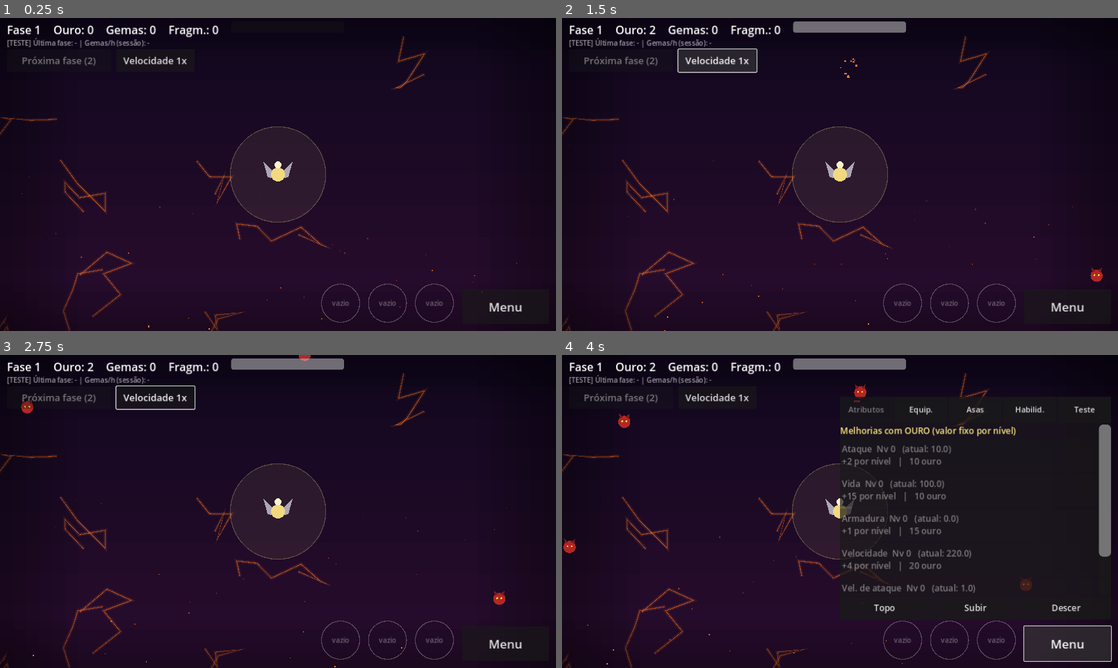
Above: before the commit, frames 1-4 (two rows, left to right).
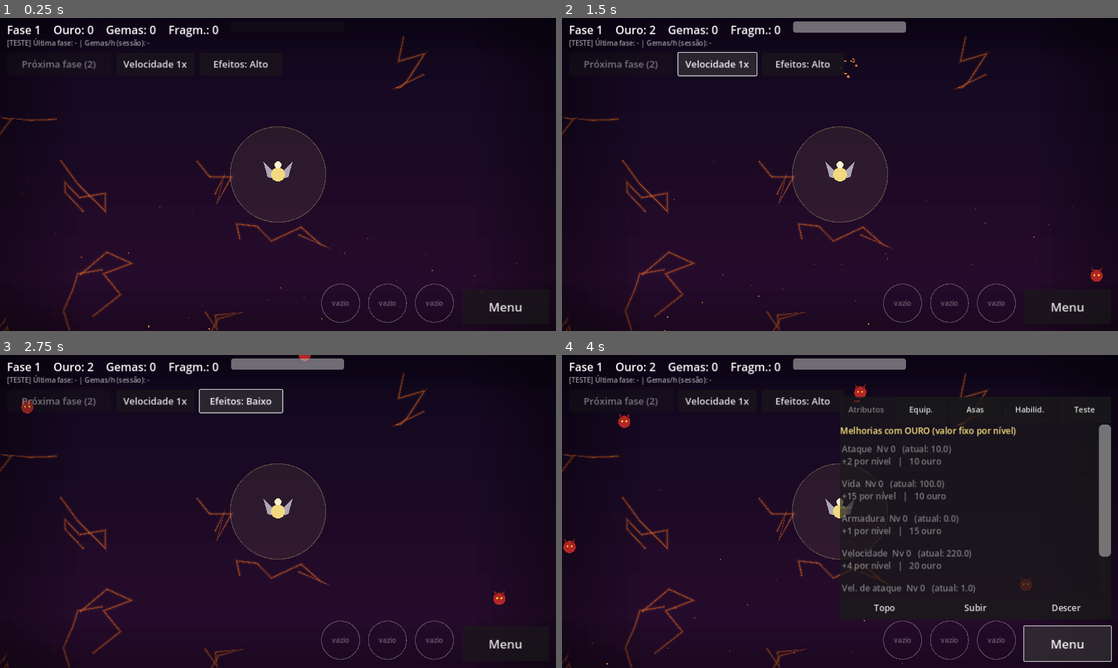
Above: after the commit, the same moments.

Repository: Bueno-N/angelic-ascension
Game: Godot game, scene res://scenes/main.tscn
The game is run twice, just before and just after one commit, with the same random seed, the same clock (stepped at 60 frames per second) and the same inputs.
Inputs (mouse positions are in pixels of both pictures, inside the frame that each line leads up to):
- Up to frame 1 (0.25 s): no input
- Up to frame 2 (1.5 s): click "Velocidade 1x" at 0.5 s; click "Velocidade 2x" at 1.25 s
- Up to frame 3 (2.75 s): click (239, 401) at 2 s, where only the run after the commit has a clickable "Efeitos: Alto"
- Up to frame 4 (4 s): click (801, 401) at 2.75 s, where only the run after the commit has a clickable "Efeitos: Baixo"; click "Menu" at 3.5 s

The runs differ from the first frame. In frame 1, 0.6% of the frame differs, in the area x 4-49%, y 12-17%; in frame 2, 1.0%; in frame 3, 1.8%, in the area x 3-92%, y 9-100%; in frame 4, 0.6%.

Commit message:
versao 6.0

Diff:
--- a/autoload/game_state.gd
+++ b/autoload/game_state.gd
@@ -13,6 +13,8 @@
     state = SaveManager.load_state()
     stats = StatsCalc.compute(state)
     apply_speed()
+    if not OS.get_cmdline_user_args().has("--smoke"):
+        Engine.max_fps = Balance.MAX_FPS
     Events.enemy_died.connect(_on_enemy_died)
     var t := Timer.new()
     t.wait_time = Balance.AUTOSAVE_SECONDS
@@ -71,6 +73,11 @@
     if Shop.toggle_slot_auto(state, i):
         save()
         Events.state_changed.emit()
+
+func toggle_low_fx() -> void:
+    state["settings"]["low_fx"] = not bool(state["settings"].get("low_fx", false))
+    save()
+    Events.state_changed.emit()
 
 func apply_speed() -> void:
     Engine.time_scale = UiLogic.time_scale(state["settings"])
--- a/data/balance.gd
+++ b/data/balance.gd
@@ -34,6 +34,13 @@
 const ALIVE_MAX := 30
 const SPECIAL_SPAWN_CHANCE := 0.1
 
+# --- Desempenho e bateria ---
+const MAX_FPS := 60                  # evita gastar bateria em telas de 90/120 Hz
+const AUTO_CHECK_INTERVAL := 0.2     # auto-cast avaliado 5x por segundo (não a cada frame)
+const FX_CAP_NORMAL := 80            # máx. de efeitos/partículas simultâneos
+const FX_CAP_LOW := 20               # idem no modo "Efeitos: Baixo"
+const UI_REDRAW_INTERVAL := 0.05     # a barra de habilidades redesenha a 20 fps
+
 # --- Modo acelerado (botão de velocidade no HUD) ---
 const FAST_MODE_SCALE := 2.0
 
--- a/scripts/logic/save_data.gd
+++ b/scripts/logic/save_data.gd
@@ -36,7 +36,7 @@
         "upgrades": ups, "owned_equipment": owned, "equipped": equipped,
         "wings_level": 0, "glow_tier": 0,
         "skills_owned": [], "skills_equipped": [],
-        "settings": {"auto_slots": [true, true, true], "speed_2x": false},
+        "settings": {"auto_slots": [true, true, true], "speed_2x": false, "low_fx": false},
     }
 
 static func to_json(state: Dictionary) -> String:
@@ -103,6 +103,7 @@
     if raw.get("settings") is Dictionary:
         var rs: Dictionary = raw["settings"]
         s["settings"]["speed_2x"] = as_bool(rs.get("speed_2x", false), false)
+        s["settings"]["low_fx"] = as_bool(rs.get("low_fx", false), false)
         if rs.get("auto_slots") is Array:
             var src: Array = rs["auto_slots"]
             var arr2: Array = []
--- a/scripts/logic/ui_logic.gd
+++ b/scripts/logic/ui_logic.gd
@@ -81,6 +81,13 @@
         return "Nenhum bônus percentual ativo"
     return ", ".join(parts)
 
+## "Efeitos: Alto/Baixo" (Baixo: sem brasas, faíscas nem explosões de partículas; teto de efeitos menor).
+static func fx_enabled(settings: Dictionary) -> bool:
+    return not SaveData.as_bool(settings.get("low_fx", false), false)
+
+static func fx_cap(settings: Dictionary) -> int:
+    return Balance.FX_CAP_NORMAL if fx_enabled(settings) else Balance.FX_CAP_LOW
+
 static func time_scale(settings: Dictionary) -> float:
     return Balance.FAST_MODE_SCALE if SaveData.as_bool(settings.get("speed_2x", false), false) else 1.0
 
--- a/scripts/runtime/backdrop.gd
+++ b/scripts/runtime/backdrop.gd
@@ -47,6 +47,11 @@
     add_child(_embers)
     queue_redraw()
 
+func set_fx(on: bool) -> void:
+    if _embers != null:
+        _embers.emitting = on
+        _embers.visible = on
+
 func set_stage(s: int) -> void:
     if s != _stage:
         _stage = s
--- a/scripts/runtime/enemy.gd
+++ b/scripts/runtime/enemy.gd
@@ -25,6 +25,7 @@
 var _cast_dir := Vector2.ZERO
 var _dash_t := 0.0
 var _dash_hit := false
+var _pulse_t := 0.0
 
 func setup(d: Dictionary, st: int, boss: bool, target: Player, summon: bool = false) -> void:
     player = target
@@ -67,6 +68,7 @@
         return
     hp -= amount
     _hit = 0.08
+    queue_redraw()
     if is_boss:
         Events.boss_hp_changed.emit(maxf(hp, 0.0), max_hp)
     if hp <= 0.0:
@@ -76,6 +78,19 @@
 func _process(delta: float) -> void:
     if player == null or not is_instance_valid(player):
         return
+    var was_hit: bool = _hit > 0.0
+    _think(delta)
+    # Mover o nó não exige redesenhar. Só redesenha: piscada, aviso de habilidade, pulso de chefe/especial.
+    var animated: bool = _cast_id != "" or _dash_t > 0.0
+    _pulse_t -= delta
+    if is_boss or str(def.get("kind", "")) == "special":
+        if _pulse_t <= 0.0:
+            _pulse_t = 0.066
+            animated = true
+    if animated or (was_hit and _hit <= 0.0):
+        queue_redraw()
+
+func _think(delta: float) -> void:
     _hit = maxf(0.0, _hit - delta)
     abilities.tick(delta)
     var to := player.global_position - global_position
@@ -83,19 +98,16 @@
 
     if _dash_t > 0.0:
         _process_dash(delta)
-        queue_redraw()
         return
     if _cast_id != "":
         _cast_t -= delta
         if _cast_t <= 0.0:
             _execute_ability()
-        queue_redraw()
         return
     if not abilities.is_empty():
         var nid := abilities.next_ready(EnemiesDB.ABILITIES, dist)
         if nid != "" and _can_start(nid):
             _start_cast(nid, to)
-            queue_redraw()
             return
 
     var hold: float = radius + 18.0
@@ -108,7 +120,6 @@
         if _atk_cd <= 0.0:
             player.take_damage(dmg)
             _atk_cd = 1.0
-    queue_redraw()
 
 func _can_start(id: String) -> bool:
     if id == "summon_demons":
@@ -145,6 +156,7 @@
             if player.global_position.distance_to(global_position) <= float(cfg["max_range"]) + 40.0:
                 player.take_damage(amount)
                 hp = minf(max_hp, hp + amount * float(cfg["heal_pct"]))
+                queue_redraw()
                 var beam := Fx.make("beam", global_position, 0.3, 0.0, Color(0.3, 1.0, 0.7))
                 beam.to = player.global_position - global_position
                 get_parent().add_child(beam)
--- a/scripts/runtime/hud.gd
+++ b/scripts/runtime/hud.gd
@@ -13,6 +13,7 @@
 var _menu: MenuPanel
 var _next_btn: Button
 var _speed_btn: Button
+var _fx_btn: Button
 var _repeat := false
 var _last_stage_secs := 0.0
 var _pace_timer := 0.0
@@ -96,19 +97,27 @@
     _next_btn = Button.new()
     _next_btn.add_theme_font_size_override("font_size", 22)
     _next_btn.offset_left = 16.0
-    _next_btn.offset_top = 72.0
+    _next_btn.offset_top = 80.0
     _next_btn.offset_right = 256.0
-    _next_btn.offset_bottom = 124.0
+    _next_btn.offset_bottom = 132.0
     _next_btn.pressed.connect(func(): Events.request_next_stage.emit())
     _root.add_child(_next_btn)
     _speed_btn = Button.new()
     _speed_btn.add_theme_font_size_override("font_size", 22)
     _speed_btn.offset_left = 268.0
-    _speed_btn.offset_top = 72.0
+    _speed_btn.offset_top = 80.0
     _speed_btn.offset_right = 448.0
-    _speed_btn.offset_bottom = 124.0
+    _speed_btn.offset_bottom = 132.0
     _speed_btn.pressed.connect(func(): GameState.toggle_speed())
     _root.add_child(_speed_btn)
+    _fx_btn = Button.new()
+    _fx_btn.add_theme_font_size_override("font_size", 22)
+    _fx_btn.offset_left = 460.0
+    _fx_btn.offset_top = 80.0
+    _fx_btn.offset_right = 650.0
+    _fx_btn.offset_bottom = 132.0
+    _fx_btn.pressed.connect(func(): GameState.toggle_low_fx())
+    _root.add_child(_fx_btn)
 
 func _build_menu() -> void:
     _menu = MenuPanel.new()
@@ -145,6 +154,7 @@
     _next_btn.text = "Próxima fase (%d)" % (stg + 1)
     _next_btn.disabled = not StageLogic.can_skip_to_next(stg, int(s["max_stage"]))
     _speed_btn.text = "Velocidade %dx" % int(UiLogic.time_scale(s["settings"]))
+    _fx_btn.text = "Efeitos: Alto" if UiLogic.fx_enabled(s["settings"]) else "Efeitos: Baixo"
 
 func _on_hp(hp: float, max_hp: float) -> void:
     _hp_bar.max_value = max_hp
--- a/scripts/runtime/main.gd
+++ b/scripts/runtime/main.gd
@@ -18,6 +18,7 @@
 var _repeat_ok := false
 var _next_ok := false
 var _speed_ok := false
+var _fx_ok := false
 
 func _ready() -> void:
     _smoke = OS.get_cmdline_user_args().has("--smoke")
@@ -46,6 +47,7 @@
     add_child(stage_mgr)
     stage_mgr.setup(player, enemies)
     Events.player_died.connect(_on_player_died)
+    Events.state_changed.connect(_apply_fx)
     Events.stage_changed.connect(backdrop.set_stage)
     Events.enemy_died.connect(_on_enemy_died_fx)
     Events.request_next_stage.connect(func(): stage_mgr.request_next())
@@ -53,10 +55,14 @@
     Events.debug_heal.connect(func(): player.heal(player.max_hp))
     Events.debug_reset_cooldowns.connect(func(): caster.slots.reset_cooldowns())
     stage_mgr.start_stage(int(GameState.state["stage"]))
+    _apply_fx()
     if _smoke:
         Events.stage_cleared.connect(func(_s: int, _t: float): _cleared += 1)
         Events.ability_cast.connect(_on_ability_cast)
         _prepare_smoke()
+
+func _apply_fx() -> void:
+    backdrop.set_fx(UiLogic.fx_enabled(GameState.state["settings"]))
 
 ## Derrota: volta UMA fase e fica repetindo ela (modo repetir) até o jogador tocar em "Próxima fase".
 func _on_player_died() -> void:
@@ -68,8 +74,11 @@
 
 ## Explosão de partículas ao derrotar um inimigo (limitada para poupar aparelhos intermediários).
 func _on_enemy_died_fx(pos: Vector2, def: Dictionary, is_boss: bool, _gold: int) -> void:
-    if fx_layer.get_child_count() > 60:
+    var settings: Dictionary = GameState.state["settings"]
+    if fx_layer.get_child_count() > UiLogic.fx_cap(settings):
         return
+    if not UiLogic.fx_enabled(settings) and not is_boss:
+        return   # "Efeitos: Baixo" só mantém a explosão dos chefes
     var p := CPUParticles2D.new()
     p.position = pos
     p.one_shot = true
@@ -133,11 +142,17 @@
         2880:
             GameState.toggle_speed()
             _speed_ok = _speed_ok and is_equal_approx(Engine.time_scale, 1.0)
-    if _frames >= 2900:
+        2890:
+            GameState.toggle_low_fx()
+            _fx_ok = not UiLogic.fx_enabled(GameState.state["settings"])
+        2910:
+            GameState.toggle_low_fx()
+            _fx_ok = _fx_ok and UiLogic.fx_enabled(GameState.state["settings"])
+    if _frames >= 2940:
         var s: Dictionary = GameState.state
         var kinds: Array = _ability_kinds.keys()
         kinds.sort()
-        print("SMOKE_RESULT stage=%d gold=%d gems=%d hp=%.1f alive=%d casts=%d cleared=%d abilities=%d kinds=%s repeat=%d next=%d speed=%d" % [
+        print("SMOKE_RESULT stage=%d gold=%d gems=%d hp=%.1f alive=%d casts=%d cleared=%d abilities=%d kinds=%s repeat=%d next=%d speed=%d fx=%d" % [
             int(s["stage"]), int(s["gold"]), int(s["gems"]), player.hp, stage_mgr.alive, caster.casts, _cleared,
-            _ability_count, ",".join(kinds), int(_repeat_ok), int(_next_ok), int(_speed_ok)])
+            _ability_count, ",".join(kinds), int(_repeat_ok), int(_next_ok), int(_speed_ok), int(_fx_ok)])
         get_tree().quit(0)
--- a/scripts/runtime/player.gd
+++ b/scripts/runtime/player.gd
@@ -13,6 +13,7 @@
 var _hp_emit := 0.0
 var _sparks: CPUParticles2D
 var _sparks_tier := -1
+var _last_vis := -1
 
 func _ready() -> void:
     add_to_group("player")
@@ -36,6 +37,7 @@
 func _on_state_changed() -> void:
     refresh_stats(false)
     _update_sparks()
+    queue_redraw()
 
 ## Partículas celestiais ao redor do anjo: surgem ao comprar o brilho das asas e aumentam com o tier.
 func _setup_sparks() -> void:
@@ -60,10 +62,12 @@
 
 func _update_sparks() -> void:
     var tier: int = int(GameState.state["glow_tier"])
-    if tier == _sparks_tier:
+    var fx: bool = UiLogic.fx_enabled(GameState.state["settings"])
+    var key: int = tier * 2 + (1 if fx else 0)
+    if key == _sparks_tier:
         return
-    _sparks_tier = tier
-    _sparks.emitting = tier > 0
+    _sparks_tier = key
+    _sparks.emitting = tier > 0 and fx
     if tier > 0:
         _sparks.amount = 6 + 6 * tier
 
@@ -115,7 +119,11 @@
                 e.take_damage(tick)
 
     _flash = maxf(0.0, _flash - delta)
-    queue_redraw()
+    # Só redesenha quando há algo animado (disparo, escudo, fúria) ou quando isso acabou de terminar.
+    var vis: int = (1 if _flash > 0.0 else 0) | (2 if buffs.absorb() > 0.0 else 0) | (4 if buffs.multiplier("attack") > 1.4 else 0)
+    if vis != 0 or vis != _last_vis:
+        queue_redraw()
+    _last_vis = vis
 
 func _nearest_enemy(max_dist: float) -> Node2D:
     var best: Node2D = null
--- a/scripts/runtime/skill_bar.gd
+++ b/scripts/runtime/skill_bar.gd
@@ -14,6 +14,7 @@
     "Divina": Color(1.0, 0.9, 0.4), "Suprema": Color(1.0, 0.75, 0.9),
 }
 var caster: SkillCaster
+var _t := 0.0
 
 func _ready() -> void:
     anchor_left = 1.0
@@ -26,8 +27,11 @@
     offset_top = -16.0 - (TOGGLE_H + TOGGLE_GAP + BTN)
     mouse_filter = Control.MOUSE_FILTER_STOP
 
-func _process(_delta: float) -> void:
-    queue_redraw()
+func _process(delta: float) -> void:
+    _t -= delta
+    if _t <= 0.0:
+        _t = Balance.UI_REDRAW_INTERVAL
+        queue_redraw()
 
 func _slot_x(i: int) -> float:
     return GAP + float(i) * (BTN + GAP)
--- a/scripts/runtime/skill_caster.gd
+++ b/scripts/runtime/skill_caster.gd
@@ -6,6 +6,7 @@
 var fx_layer: Node2D
 var slots := SkillSlots.new()
 var casts := 0
+var _auto_t := 0.0
 
 func setup(p: Player, layer: Node2D) -> void:
     player = p
@@ -26,6 +27,10 @@
 
 func _process(delta: float) -> void:
     slots.tick(delta)
+    _auto_t -= delta
+    if _auto_t > 0.0:
+        return
+    _auto_t = Balance.AUTO_CHECK_INTERVAL
     if AutoCast.auto_count(GameState.state["settings"]) == 0:
         return
     var ctx := _context()
@@ -103,6 +108,9 @@
 
 # ---------------- efeitos visuais ----------------
 func _fx(f: Fx) -> void:
+    if fx_layer.get_child_count() > UiLogic.fx_cap(GameState.state["settings"]):
+        f.free()   # teto de efeitos (poupa aparelhos intermediários)
+        return
     fx_layer.add_child(f)
 
 func _ring(pos: Vector2, r: float, col: Color) -> void:
--- a/tests/run_tests.gd
+++ b/tests/run_tests.gd
@@ -15,6 +15,7 @@
     "res://tests/test_auto_slots.gd",
     "res://tests/test_enemy_abilities.gd",
     "res://tests/test_progress_controls.gd",
+    "res://tests/test_performance.gd",
 ]
 
 func _initialize() -> void:
--- /dev/null
+++ b/tests/test_performance.gd
@@ -0,0 +1,25 @@
+extends TestCase
+
+func test_fx_setting_default_and_toggle() -> void:
+    var st := SaveData.default_state()
+    check(UiLogic.fx_enabled(st["settings"]), "efeitos altos por padrão")
+    check(UiLogic.fx_cap(st["settings"]) == Balance.FX_CAP_NORMAL, "teto normal")
+    st["settings"]["low_fx"] = true
+    check(not UiLogic.fx_enabled(st["settings"]), "efeitos baixos")
+    check(UiLogic.fx_cap(st["settings"]) == Balance.FX_CAP_LOW, "teto reduzido")
+
+func test_fx_setting_persists_and_survives_junk() -> void:
+    var st := SaveData.default_state()
+    st["settings"]["low_fx"] = true
+    var back := SaveData.from_json(SaveData.to_json(st))
+    check(bool(back["settings"]["low_fx"]), "sobrevive ao save")
+    var junk := SaveData.sanitize({"settings": {"low_fx": "x"}})
+    check(typeof(junk["settings"]["low_fx"]) == TYPE_BOOL and not junk["settings"]["low_fx"], "lixo vira falso")
+    check(not bool(SaveData.default_state()["settings"]["low_fx"]), "padrão desligado")
+
+func test_performance_constants_are_sane() -> void:
+    check(Balance.MAX_FPS >= 30 and Balance.MAX_FPS <= 120, "FPS máximo razoável")
+    check(Balance.AUTO_CHECK_INTERVAL >= 0.05 and Balance.AUTO_CHECK_INTERVAL <= 0.5, "auto-cast responsivo (<=0,5 s)")
+    check(Balance.FX_CAP_LOW < Balance.FX_CAP_NORMAL and Balance.FX_CAP_LOW > 0, "teto baixo < teto normal")
+    check(Balance.UI_REDRAW_INTERVAL > 0.0 and Balance.UI_REDRAW_INTERVAL <= 0.1, "barra de habilidades >= 10 fps")
+    check(Balance.ALIVE_MAX <= 40, "inimigos simultâneos limitados (custo por frame)")
Not shown, changed: export_presets.cfg
Not shown, added: docs/RELEASE.md
Not shown, changed: docs/STATUS.md
Not shown, added: tools/ci/build_release.sh
Not shown, changed: tools/ci/smoke_run.sh
